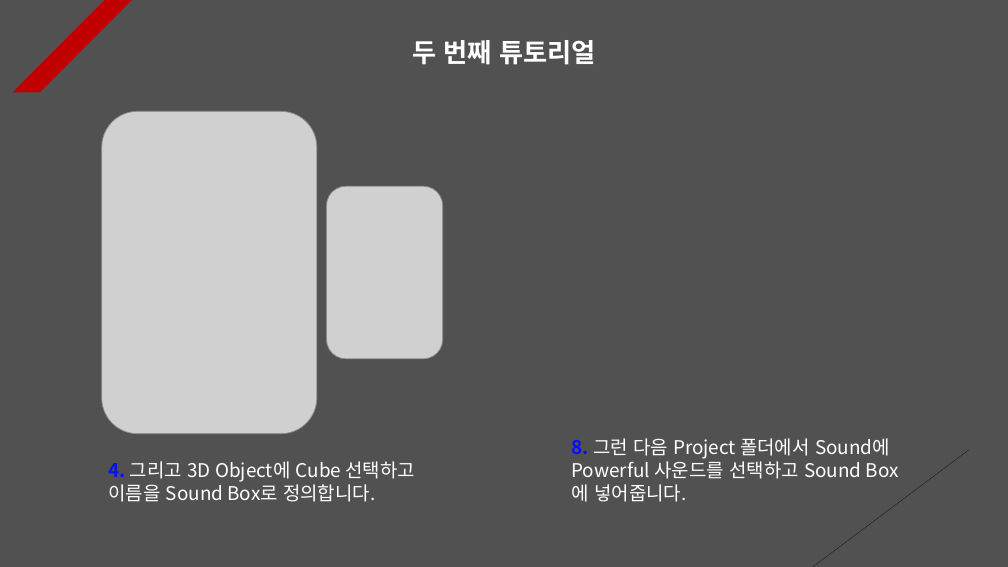
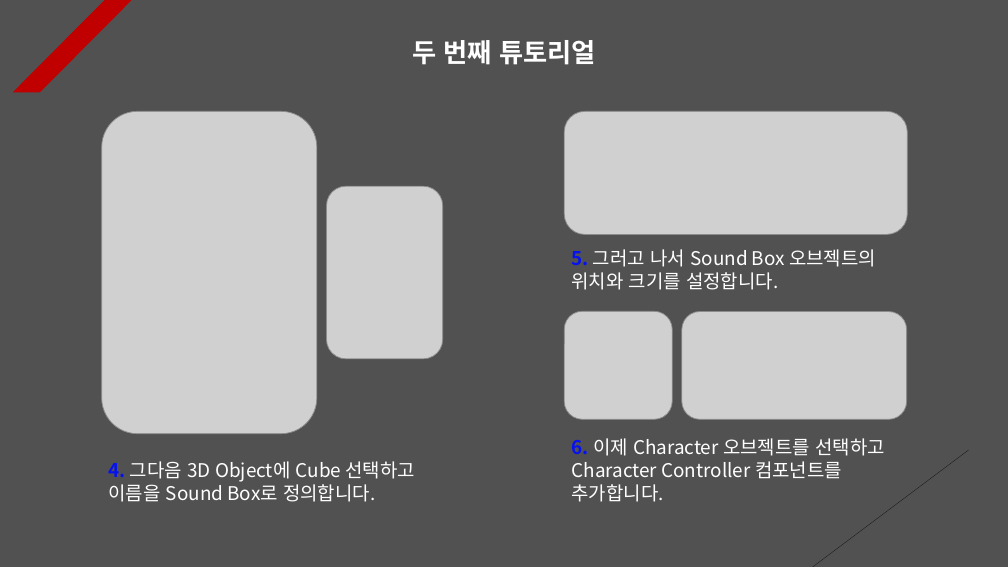
Before and after one commit to Unity2033/3D-UnityEngine, a slide deck: slide 2 of Assets/Class/Sound/PPT Data/Sound Example.pptx. Drawn at 1008x567 pixels with LibreOffice and Linux fonts; fonts in the diff are those of the drawing; grey boxes stand for pictures. Boxes give left, top, right and bottom in pixels: in the first picture for what was removed or moved away, otherwise in the second. Text is boxed around its words. In the diff, an @@ line names an element or a change of style, - is before the commit and + after.

Commit message:
Sound Tutorial Renewal
- Set the navigation in the slider
  component to None so that it does
  not receive any effect when a key
  is pressed.

- Calling a sound through a function
  that outputs multiple sounds
  simultaneously

- Delete unnecessary code

- Adding and deleting resource data

```diff
--- a/Assets/Class/Sound/PPT Data/Sound Example.pptx
+++ b/Assets/Class/Sound/PPT Data/Sound Example.pptx
@@ picture added at (564,111,907,234) @@
@@ text added at (571,249,876,290), 18 pt, text #FFFFFF @@
+5. 그러고 나서 Sound Box 오브젝트의 위치와 크기를 설정합니다.
@@ picture added at (564,312,672,420) @@
@@ picture added at (682,312,907,420) @@
@@ text at (572,438,885,502): text changed @@
-8. 그런 다음 Project 폴더에서 Sound에 Powerful 사운드를 선택하고 Sound Box에 넣어줍니다.
+6. 이제 Character 오브젝트를 선택하고 Character Controller 컴포넌트를 추가합니다.
@@ text at (108,461,415,502): text changed @@
-4. 그리고 3D Object에 Cube 선택하고 이름을 Sound Box로 정의합니다.
+4. 그다음 3D Object에 Cube 선택하고 이름을 Sound Box로 정의합니다.
```
Also in this commit, not shown: 4 other slides changed, 11 other files.
